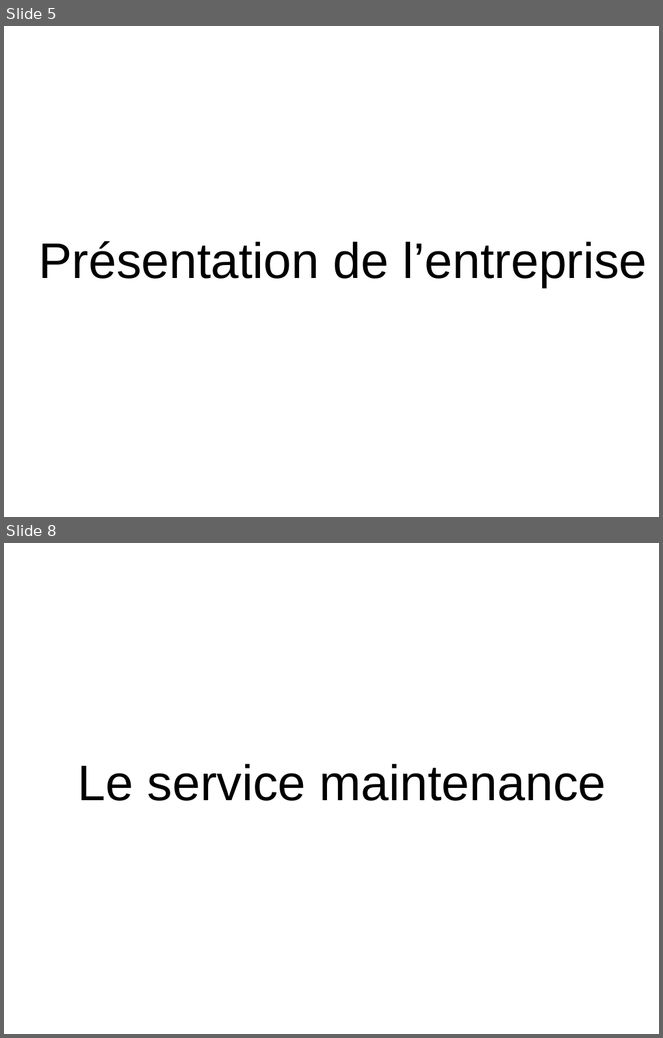
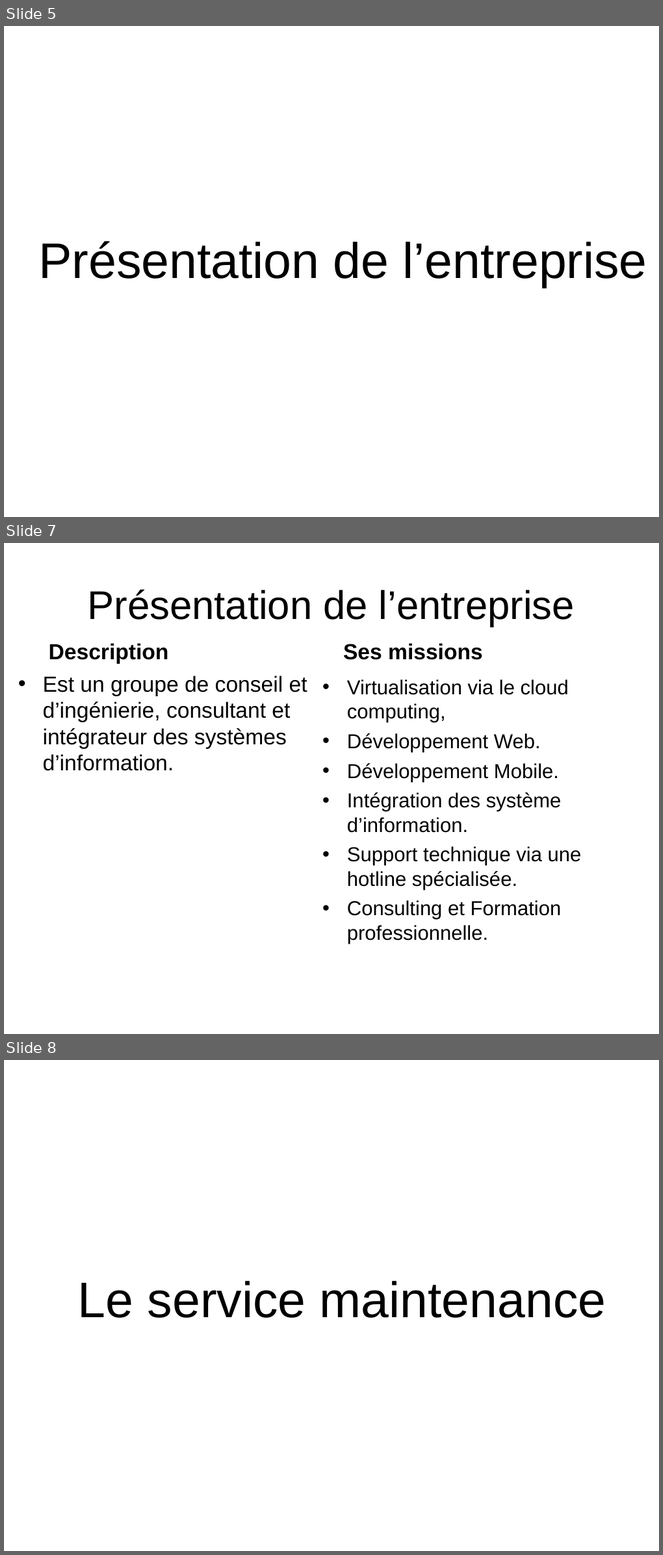
Before and after one commit to HabibAroua/Criminel_dep, a slide deck: documentation/presentation/P1/2734.ppt. Shown one above the other, each under a label of ours: slides 5 and 8 before the commit, slides 5, 7 and 8 after it; the slides between them are not shown. The pictures are 663x1038 and 663x1555 pixels, drawn with LibreOffice and Linux fonts; fonts in the diff are those of the drawing; background and template pictures are left out. Boxes give left, top, right and bottom in pixels: in the first picture for what was removed or moved away, otherwise in the second. Text is boxed around its words. In the diff, an @@ line names an element or a change of style, - is before the commit and + after.

```diff
--- a/documentation/presentation/P1/2734.ppt
+++ b/documentation/presentation/P1/2734.ppt
@@ slide 7 added at box(4, 543, 659, 1034), background picture (left out) @@
@@ title added at box(88, 589, 575, 627), 44 pt, text #000000 @@
+Présentation de l’entreprise
@@ text added at box(49, 643, 169, 664), 24 pt, text #000000, bold @@
+Description
@@ text added at box(343, 643, 483, 660), 24 pt, text #000000, bold @@
+Ses missions
@@ text added at box(43, 676, 308, 771), 24 pt, text #000000 @@
+• Est un groupe de conseil et d’ingénierie, consultant et intégrateur des systèmes d’information.
@@ text added at box(347, 679, 582, 944), 22.2 pt, text #000000 @@
+• Virtualisation via le cloud computing,
+• Développement Web.
+• Développement Mobile.
+• Intégration des système d’information.
+• Support technique via une hotline spécialisée.
+• Consulting et Formation professionnelle.
```
Also in this commit, not shown: 1 slide changed, 1 other slide added, 2 slides removed.
